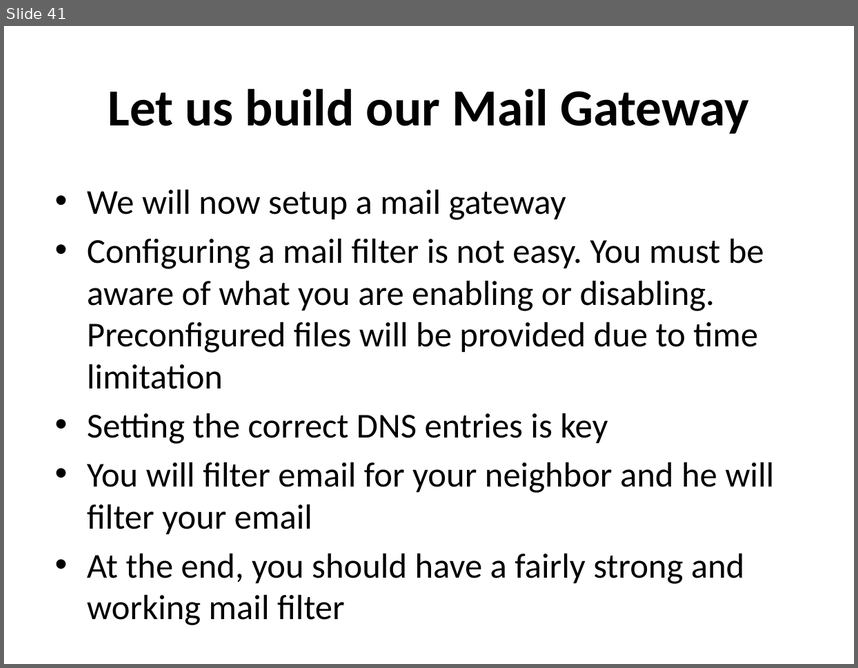
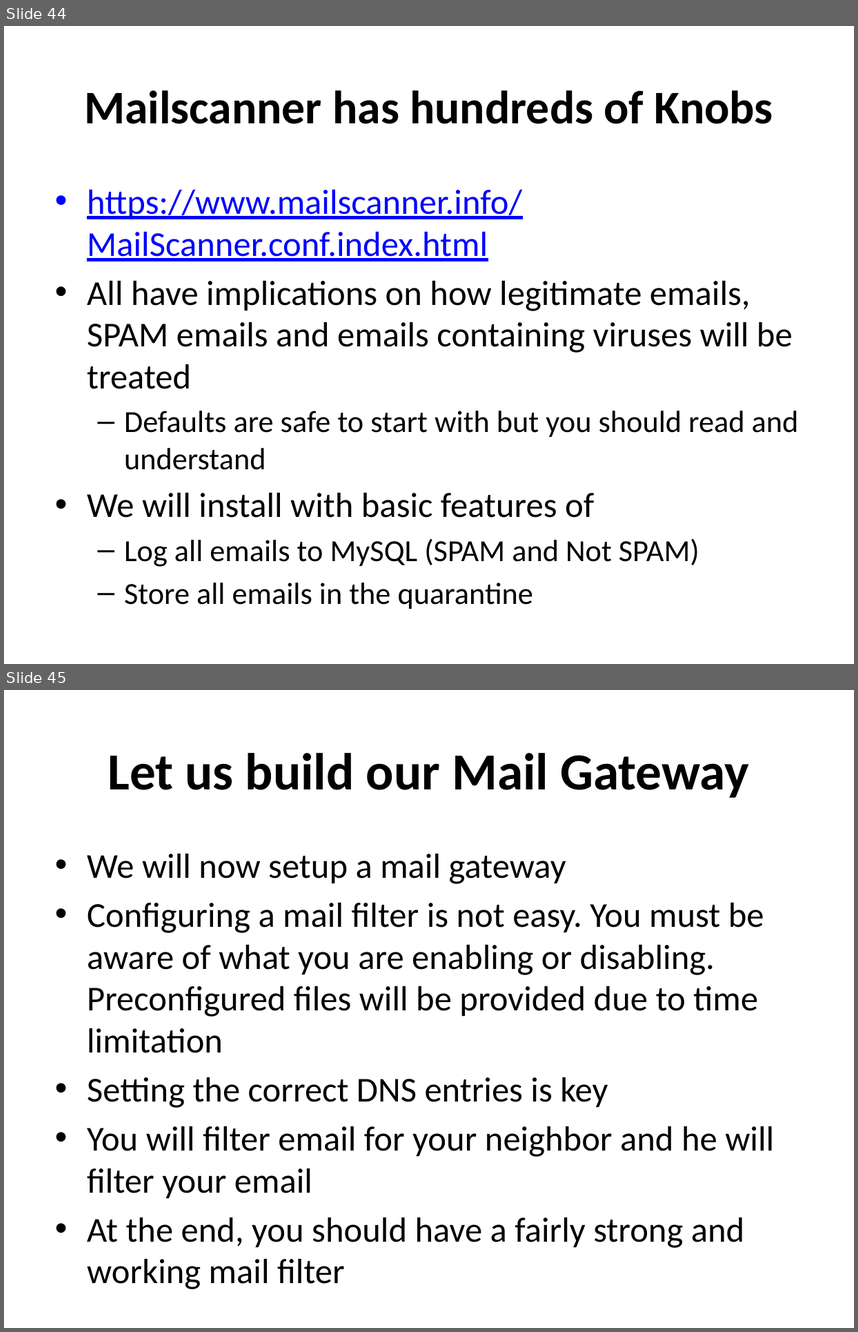
Before and after one commit to afnog/sse, a slide deck: postfix/postfix-mailgateway-debian.pptx. Shown one above the other, each under a label of ours: slide 41 before the commit, slides 44 and 45 after it. The pictures are 858x668 and 858x1332 pixels, drawn with LibreOffice and Linux fonts; fonts in the diff are those of the drawing. Boxes give left, top, right and bottom in pixels: in the first picture for what was removed or moved away, otherwise in the second. Text is boxed around its words. In the diff, an @@ line names an element or a change of style, - is before the commit and + after.

```diff
--- a/postfix/postfix-mailgateway-debian.pptx
+++ b/postfix/postfix-mailgateway-debian.pptx
@@ slide 44 added at (x1=4, y1=26, x2=854, y2=664), background #FFFFFF @@
@@ title added at (x1=84, y1=90, x2=773, y2=124), 39.6 pt, text #000000, bold @@
+Mailscanner has hundreds of Knobs
@@ text added at (x1=87, y1=190, x2=799, y2=608), 29.6 pt, text #000000 @@
+• https://www.mailscanner.info/MailScanner.conf.index.html
+• All have implications on how legitimate emails, SPAM emails and emails containing viruses will be treated
+  – Defaults are safe to start with but you should read and understand
+• We will install with basic features of
+  – Log all emails to MySQL (SPAM and Not SPAM)
+  – Store all emails in the quarantine
@@ what was slide 41 is now slide 45 @@
```
Also in this commit, not shown: 10 slides changed, 7 other slides added, 3 slides removed.
